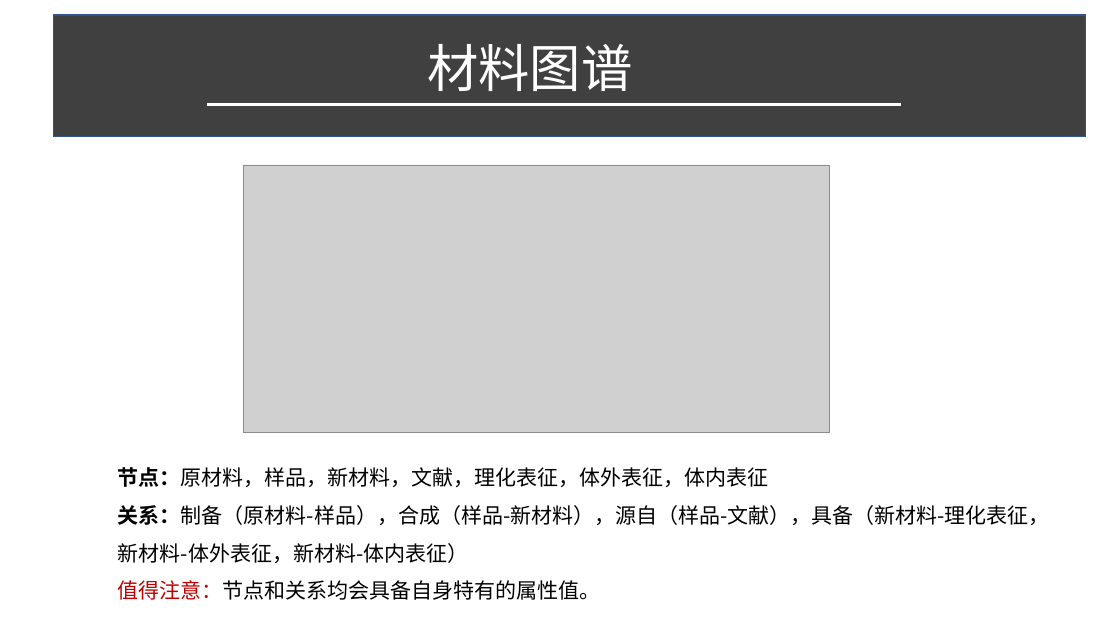
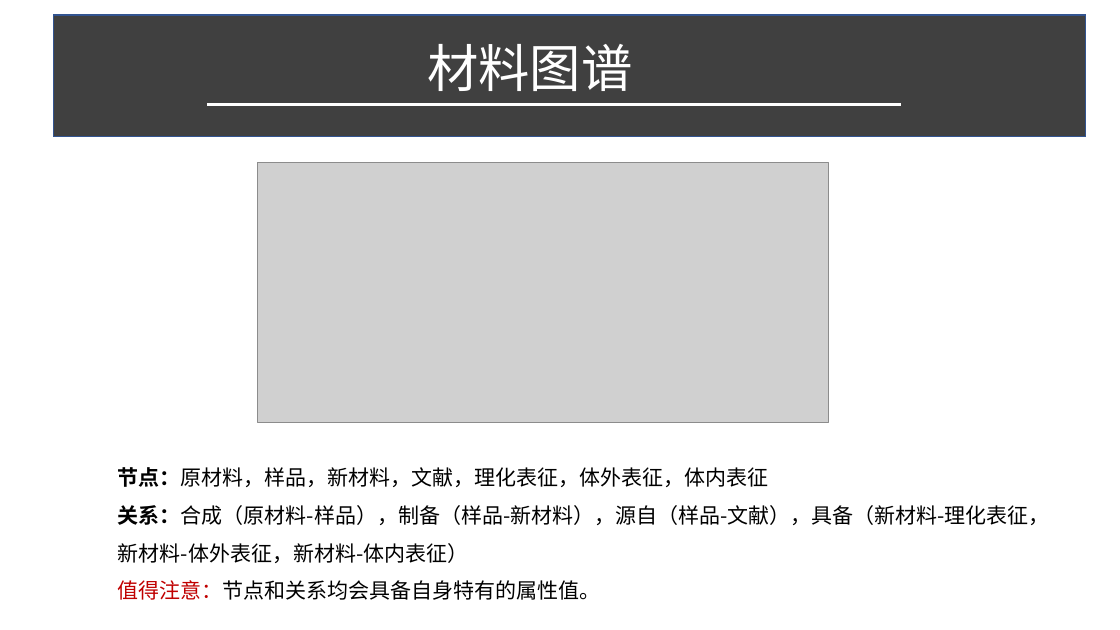
Before and after one commit to Kobe-Song/Biomedical-Material, a slide deck: slide 5 of 基于材料图谱推荐.pptx. Drawn at 1120x630 pixels with LibreOffice and Linux fonts; fonts in the diff are those of the drawing; grey boxes stand for pictures. Boxes give left, top, right and bottom in pixels: in the first picture for what was removed or moved away, otherwise in the second. Text is boxed around its words. In the diff, an @@ line names an element or a change of style, - is before the commit and + after.

```diff
--- a/基于材料图谱推荐.pptx
+++ b/基于材料图谱推荐.pptx
@@ picture: place and size @@
-picture at (244, 165, 829, 432)
+picture at (258, 162, 828, 423)
@@ text at (118, 505, 1050, 563): text changed @@
-关系：制备（原材料-样品），合成（样品-新材料），源自（样品-文献），具备（新材料-理化表征，新材料-体外表征，新材料-体内表征）
+关系：合成（原材料-样品），制备（样品-新材料），源自（样品-文献），具备（新材料-理化表征，新材料-体外表征，新材料-体内表征）
```
Also in this commit, not shown: 1 other slide changed.
